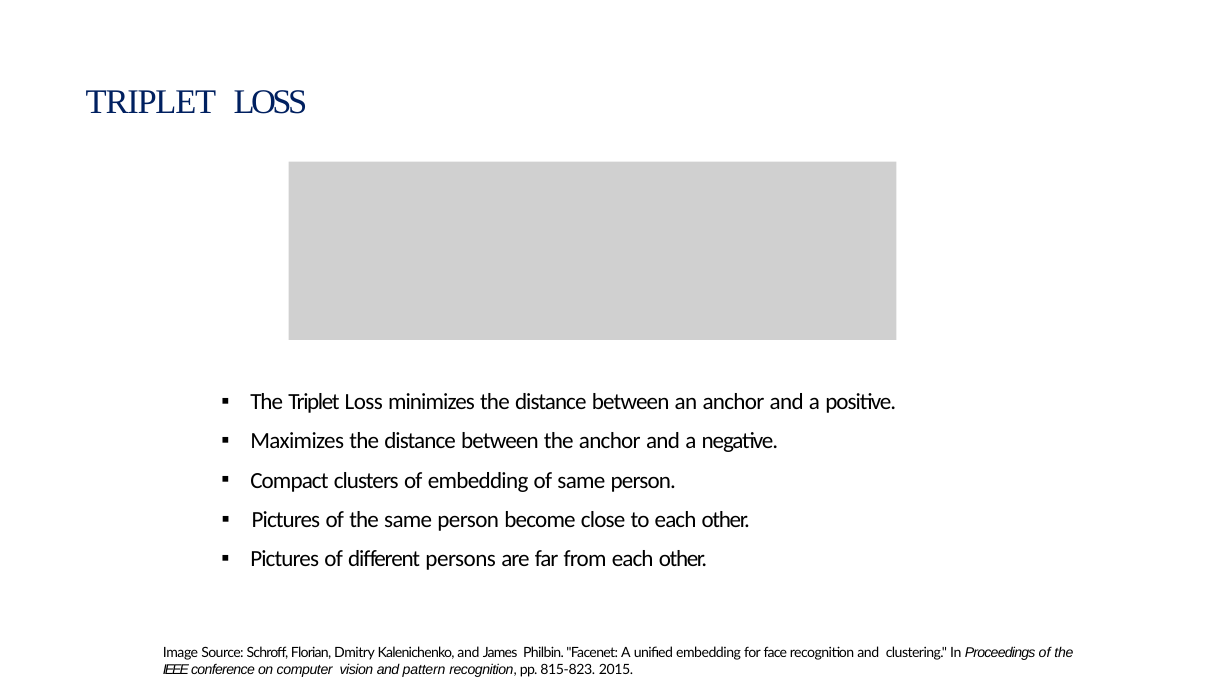
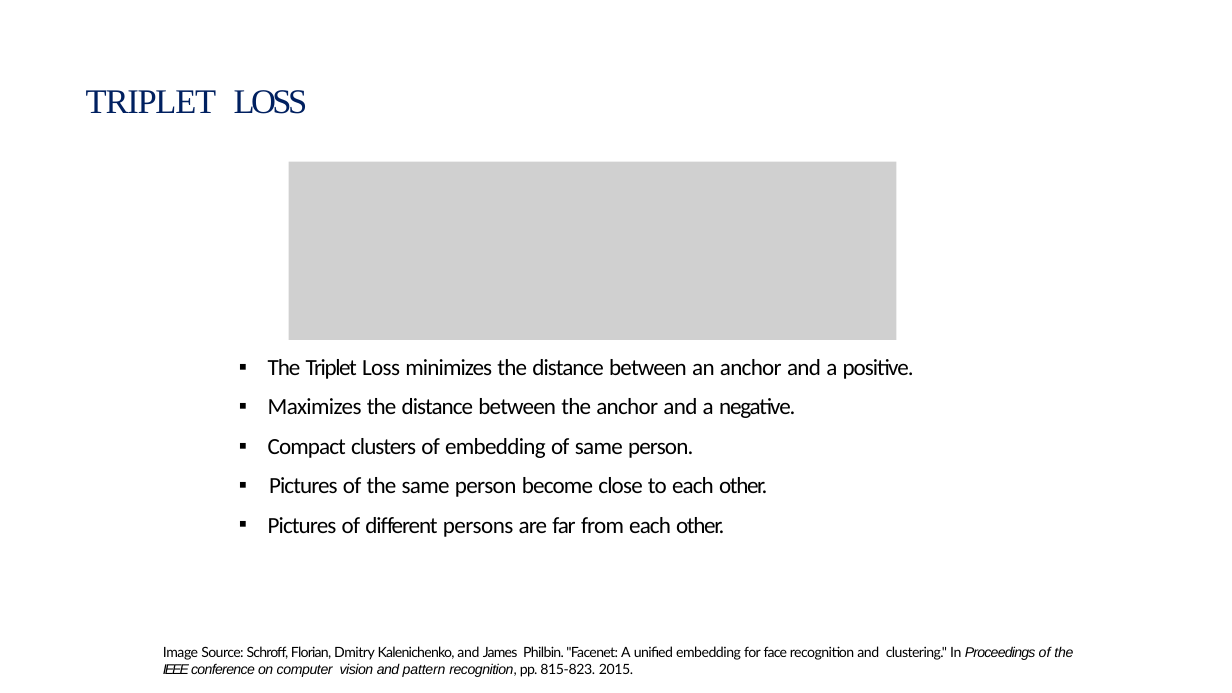
Before and after one commit to raiamit640/Intellengent-Face-Recognization, a slide deck: slide 12 of FacenetF.pptx. Drawn at 1232x693 pixels with LibreOffice and Linux fonts; fonts in the diff are those of the drawing; grey boxes stand for pictures; background and template pictures are left out. Boxes give left, top, right and bottom in pixels: in the first picture for what was removed or moved away, otherwise in the second. Text is boxed around its words. In the diff, an @@ line names an element or a change of style, - is before the commit and + after.

```diff
--- a/FacenetF.pptx
+++ b/FacenetF.pptx
@@ text "The Triplet Loss minimizes the ...": place and size @@
-text "The Triplet Loss minimizes the ..." at box(250, 393, 896, 570)
+text "The Triplet Loss minimizes the ..." at box(268, 359, 914, 537)
```
Also in this commit, not shown: 4 other slides changed, 2 slides added, 6 slides removed.
